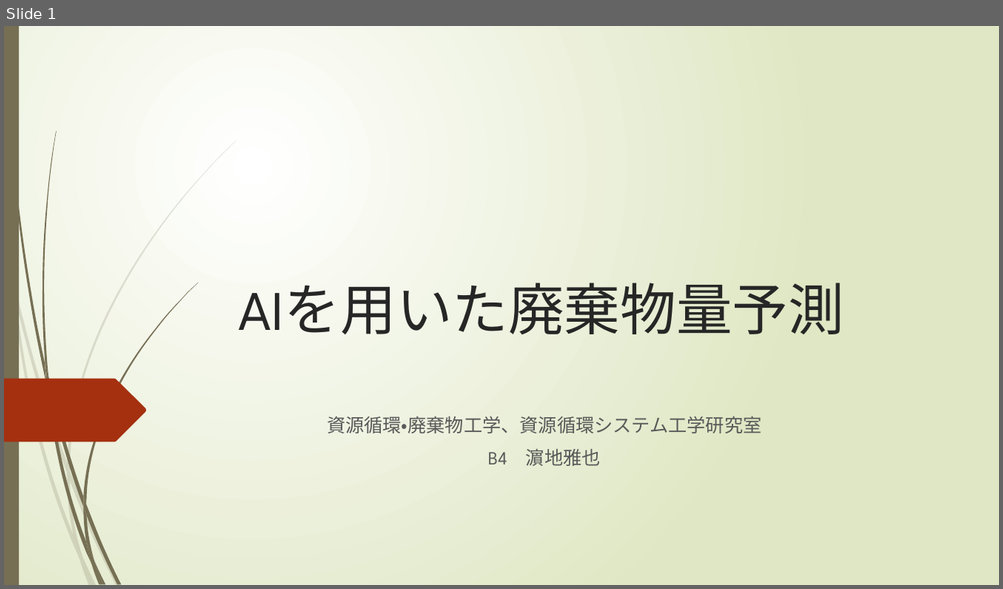
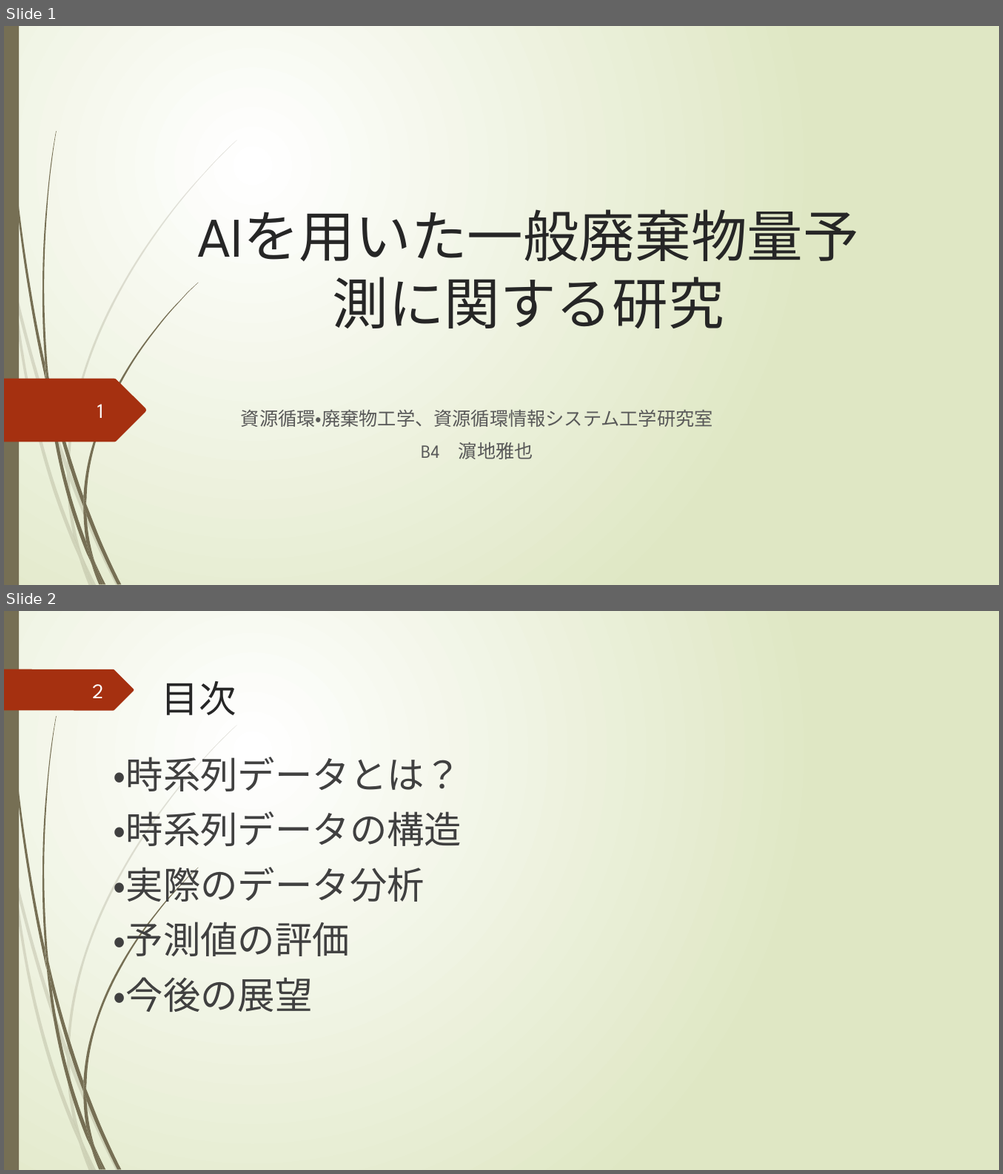
Before and after one commit to masayahamati/-, a slide deck: ARmodel.pptx. Shown one above the other, each under a label of ours: slide 1 before the commit, slides 1 and 2 after it. The pictures are 1003x589 and 1003x1174 pixels, drawn with LibreOffice and Linux fonts; fonts in the diff are those of the drawing. Boxes give left, top, right and bottom in pixels: in the first picture for what was removed or moved away, otherwise in the second. Text is boxed around its words. In the diff, an @@ line names an element or a change of style, - is before the commit and + after.

```diff
--- a/ARmodel.pptx
+++ b/ARmodel.pptx
@@ slide 2 added at (4,611,999,1170), background gradient #FFFFFF to #DFE8C4; not listed: 23 template elements that a slide beside it also shows @@
@@ freeform shape added at (4,669,134,710), fill #A53010 @@
@@ page number added at (92,684,103,698), 20 pt, text #FEFFFF @@
+2
@@ title added at (162,681,236,715), 36 pt, text #262626 @@
+目次
@@ text added at (114,757,462,1012), 36 pt, text #404040 @@
+・時系列データとは？
+・時系列データの構造
+・実際のデータ分析
+・予測値の評価
+・今後の展望
@@ slide 1 changed as well @@
@@ title at (239,283,844,335): text changed @@
-AIを用いた廃棄物量予測
+AIを用いた一般廃棄物量予測に関する研究
@@ page number added at (97,404,103,418), 20 pt, text #FEFFFF @@
+1
@@ subtitle "資源循環・廃棄物工学、資源循環情報システム工学研究室": place and size @@
-subtitle "資源循環・廃棄物工学、資源循環情報システム工学研究室" at (327,417,761,466)
+subtitle "資源循環・廃棄物工学、資源循環情報システム工学研究室" at (241,410,713,460)
@@ subtitle at (241,410,713,427): text changed @@
-資源循環・廃棄物工学、資源循環システム工学研究室
+資源循環・廃棄物工学、資源循環情報システム工学研究室
```
Also in this commit, not shown: 14 other slides changed, 3 other files.
